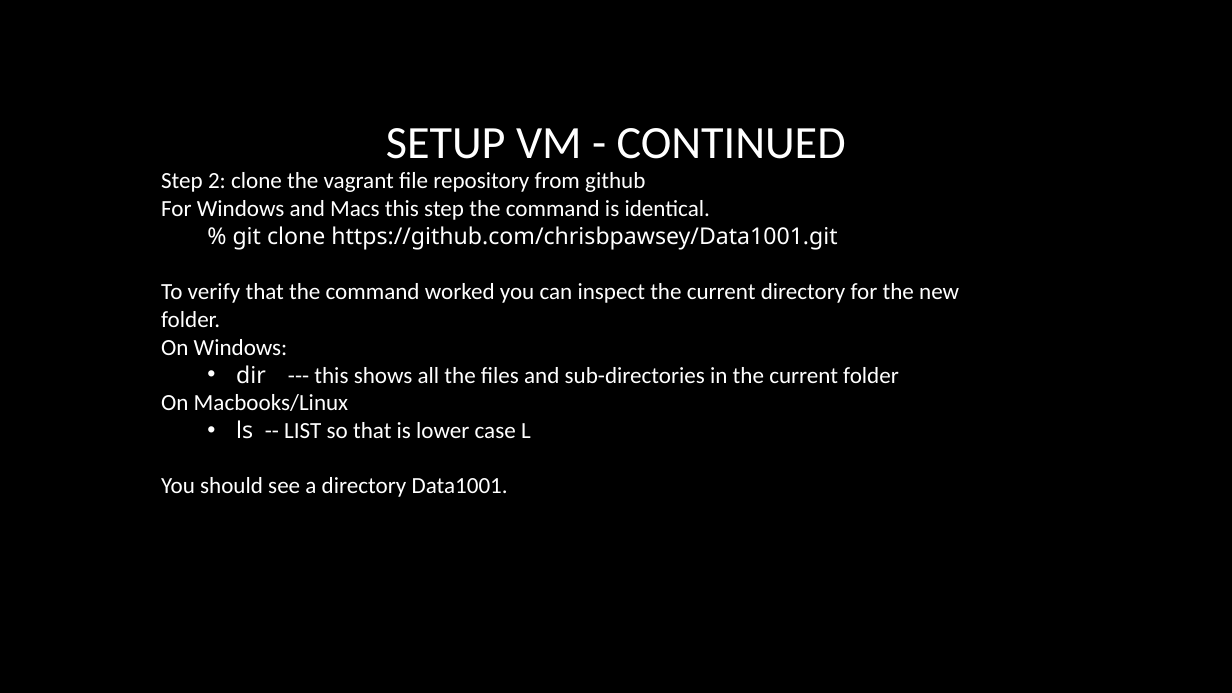
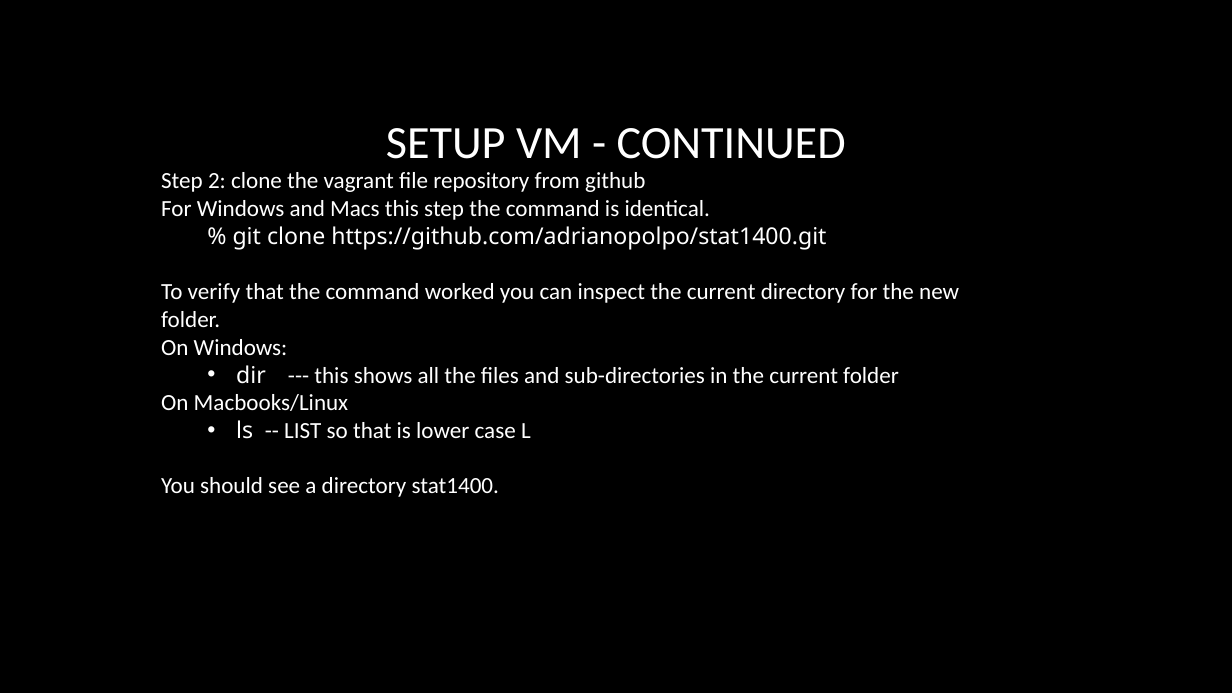
Before and after one commit to chrisbuwahpc/Data1001, a slide deck: slide 7 of VM_instructions.pptx (slide 6 before the commit). Drawn at 1232x693 pixels with LibreOffice and Linux fonts; fonts in the diff are those of the drawing; background and template pictures are left out. Boxes give left, top, right and bottom in pixels: in the first picture for what was removed or moved away, otherwise in the second. Text is boxed around its words. In the diff, an @@ line names an element or a change of style, - is before the commit and + after.

```diff
--- a/VM_instructions.pptx
+++ b/VM_instructions.pptx
@@ text at (233,226,826,250): text changed @@
-  % git clone https://github.com/chrisbpawsey/Data1001.git
+  % git clone https://github.com/adrianopolpo/stat1400.git
@@ text at (161,477,499,497): text changed @@
-You should see a directory Data1001.
+You should see a directory stat1400.
```
Also in this commit, not shown: 6 other slides changed, 1 slide added, 2 other files.
